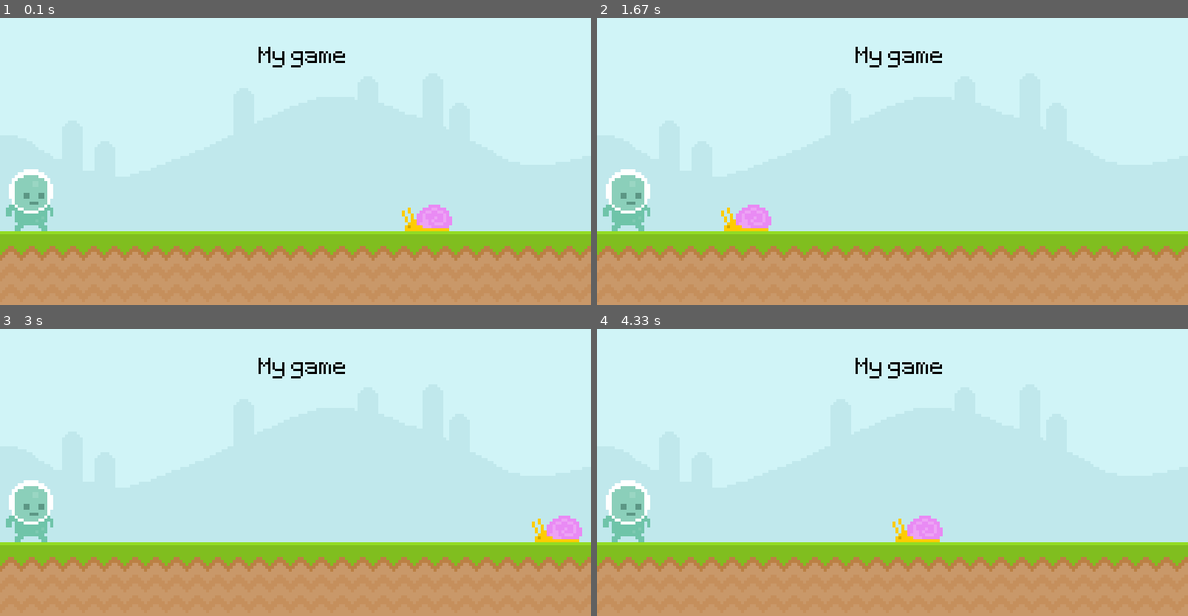
Above: before the commit, frames 1-4 (two rows, left to right).
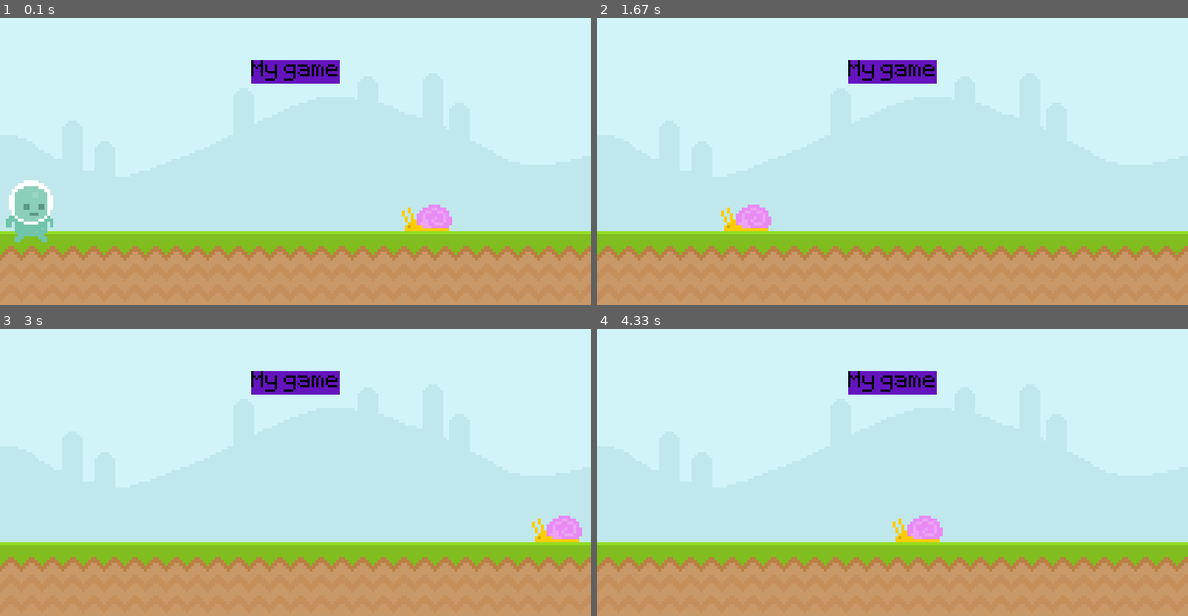
Above: after the commit, the same moments.

Repository: KosaKing/Games-In-PyGame
Game: pygame game, started from main.py
Same seed, same stepped clock (60 frames per second), same inputs: the game is played once before the commit and once after it.
Inputs (mouse positions are in pixels of both pictures, inside the frame that each line leads up to):
- Up to frame 1 (0.1 s): no input
- Up to frame 2 (1.67 s): tap Space at 0.33, 1.57 s; click (626, 216) at 0.72 s
- Up to frame 3 (3 s): tap Space at 1.87, 2.07, 2.37, 2.57, 2.87 s
- Up to frame 4 (4.33 s): tap Space at 3.47, 3.77, 4.3 s

The runs differ from the first frame. In frame 1, 2.6% of the frame differs, in the area x 1-59%, y 10-79%; in frame 2, 2.7%, in the area x 1-59%, y 10-75%; in frame 3, 2.7%; in frame 4, 2.7%.

Commit message:
Stage 2 - I added gravity

Diff:
--- a/main.py
+++ b/main.py
@@ -10,30 +10,49 @@
 
 sky_surface = pygame.image.load('graphics/Sky.png').convert()
 ground_surface = pygame.image.load('graphics/ground.png').convert()
-text_surface = test_font.render('My game', False, 'Black')
+
+score_surface = test_font.render('My game', False, 'Black')
+score_rect = score_surface.get_rect(midbottom = (400, 100))
 
 snail_surface = pygame.image.load('graphics/snail/snail1.png').convert_alpha()
 snail_rect = snail_surface.get_rect(midbottom = (600, 300))
 
 player_surface = pygame.image.load('graphics/player/player_walk_1.png').convert_alpha()
 player_rec = player_surface.get_rect(midbottom = (40, 300))
+player_gravity = 0
 
 while True:
     for event in pygame.event.get():
         if event.type == pygame.QUIT:
             pygame.quit()
             exit()
-        # if event.type == pygame.MOUSEBUTTONDOWN:
-        #     if player_rec.collidepoint(pygame.mouse.get_pos()):
-        #         exit()
+        if event.type == pygame.MOUSEBUTTONDOWN:
+            if player_rec.collidepoint(pygame.mouse.get_pos()):
+                player_gravity = -20
+
+        if event.type == pygame.KEYDOWN:
+            if event.key == pygame.K_SPACE:
+                player_gravity = -20
+
 
     screen.blit(sky_surface,(0,0))
     screen.blit(ground_surface,(0,300))
-    screen.blit(text_surface,(350,50))
+    pygame.draw.rect(screen, (100,20,190), score_rect)
+    screen.blit(score_surface,score_rect)
+
+
     screen.blit(snail_surface,snail_rect)
     snail_rect.left -= 4
     if snail_rect.right == 0: snail_rect.left = 800
+
+    #player
+    player_gravity += 1
     screen.blit(player_surface,player_rec)
+    player_rec.y += player_gravity
+
+    # keys = pygame.key.get_pressed()
+    # if keys[pygame.K_SPACE]:
+    #     print('spacja')
 
     # if player_rec.colliderect(snail_rect): pygame.stop
 
